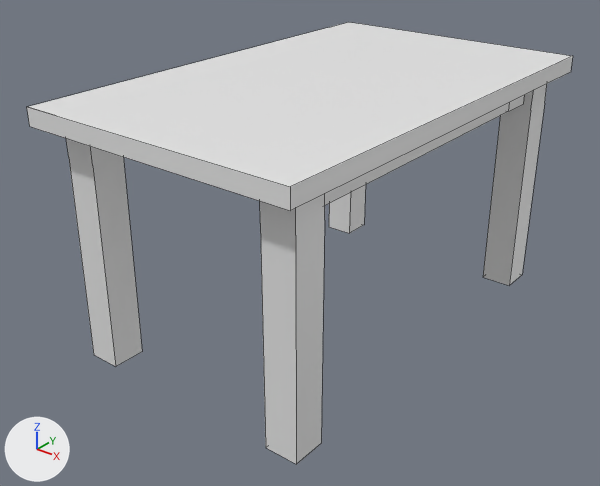
Renders of the Blender file Assets/Blender Meshes/table.blend from each side of a commit.
Camera for both pictures: a 50 mm lens placed at (28.8, -41.2, 24.8), pointed at (5.4, -11.8, 6.6). The lights are fixed; the arrows at lower left show +X, +Y and +Z. Mesh edges are drawn as thin lines.

The older version as bpy lines, for what is in view:
```python
me_cube_006 = bpy.data.meshes.new('Cube.006')
me_cube_006.from_pydata(...)  # 118 vertices, 69 faces; spans x -1.5..12.6, y -19.4..3.5, z -13.0..1.2
ob_cube = bpy.data.objects.new('Cube', me_cube_006)
ob_cube.location = (0.51, -2.62, 13.63)
```
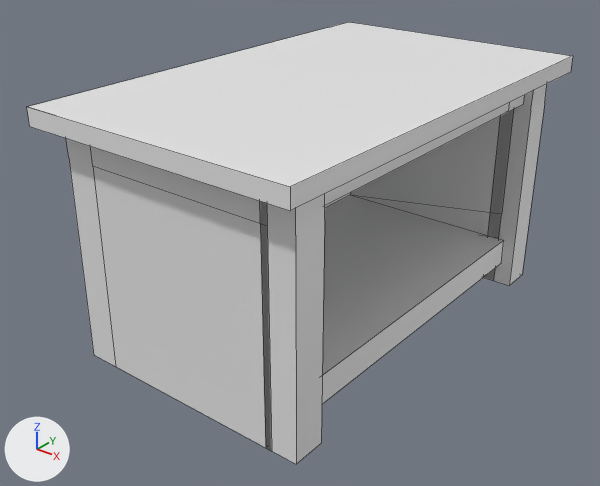
Scene script edits in JSON lines:
```json
{"block": "me_cube_006", "where": "# used by ob_cube; location = (0.51, -2.62, 13.63)"}
{"op": "remove", "block": "me_cube_006", "code": "me_cube_006.from_pydata(...)  # 118 vertices, 69 faces; spans x -1.5..12.6, y -19.4..3.5, z -13.0..1.2"}
{"op": "add", "block": "me_cube_006", "code": "me_cube_006.from_pydata(...)  # 146 vertices, 95 faces; spans x -1.5..12.6, y -19.4..3.5, z -13.0..1.2"}
{"block": "me_cube_006", "change": "me_cube_006 part 1"}
{"block": "me_cube_006", "change": "3 faces are deleted"}
{"block": "me_cube_006", "change": "5 vertices are added at (0.9, 0.8, -10.1), (0.9, -16.5, -10.1), (11.0, 0.8, -8.6), (11.3, 0.8, -10.1), (11.3, -16.5, -10.1)"}
{"block": "me_cube_006", "change": "6 new vertices lie (0.0, -17.3, 0.0) away from vertices in x -0.7..0.9, y 0.8, z -11.3..0.8"}
{"block": "me_cube_006", "change": "6 new vertices lie (9.7, 0.0, 0.0) away from vertices in x 0.9, y -18.2..-16.5, z -11.3..0.8"}
{"block": "me_cube_006", "change": "6 new vertices lie (10.1, 0.0, 0.0) away from vertices in x 0.9, y 0.8..2.5, z -11.3..0.8"}
{"block": "me_cube_006", "change": "5 new vertices lie (0.0, 0.0, 1.4) away from vertices in x 0.9..11.3, y -16.5..0.8, z -10.1..-8.6"}
{"block": "me_cube_006", "change": "29 new faces join them"}
```

Pixel boxes (x1, y1, x2, y2) of what changed, in the pictures (600 x 486 px):
```json
{"part": 1, "of": "me_cube_006", "change": "built on", "before": [90, 146, 366, 366], "after": [90, 110, 514, 450]}
```
